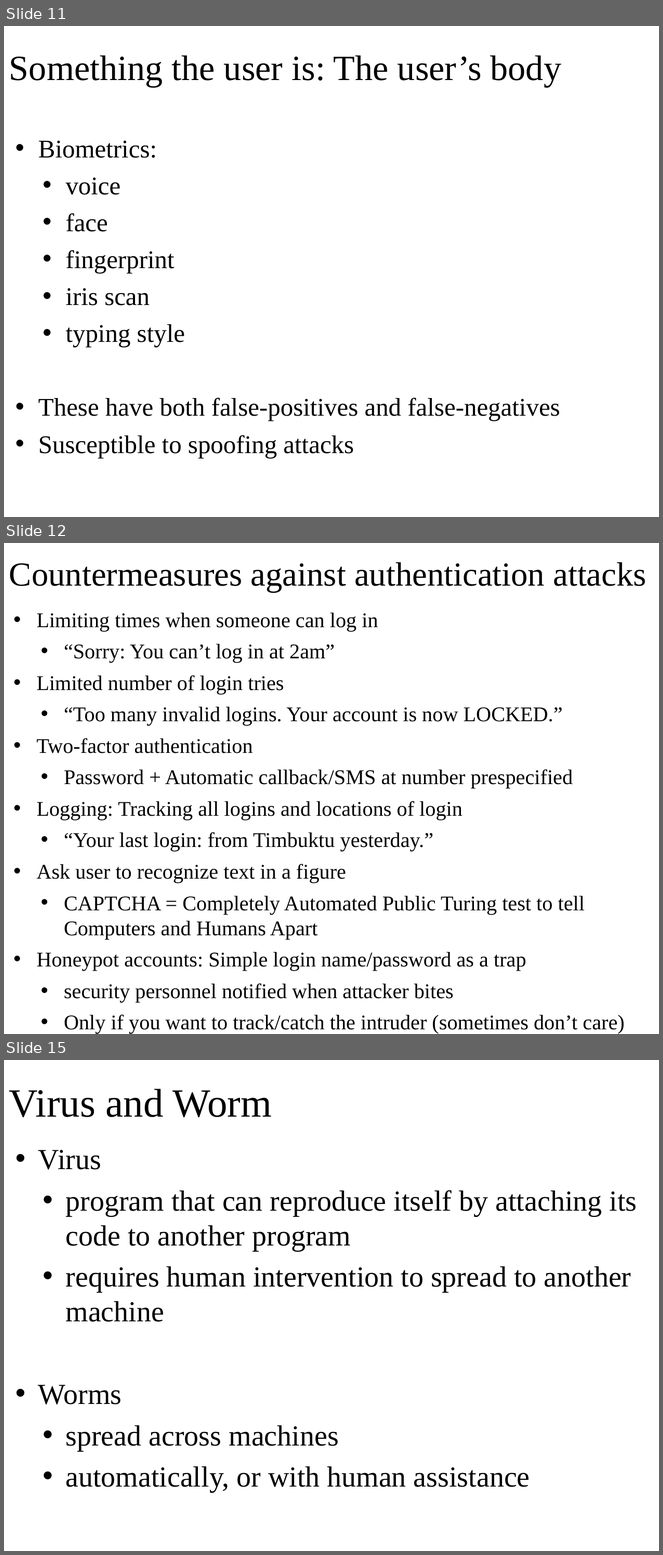
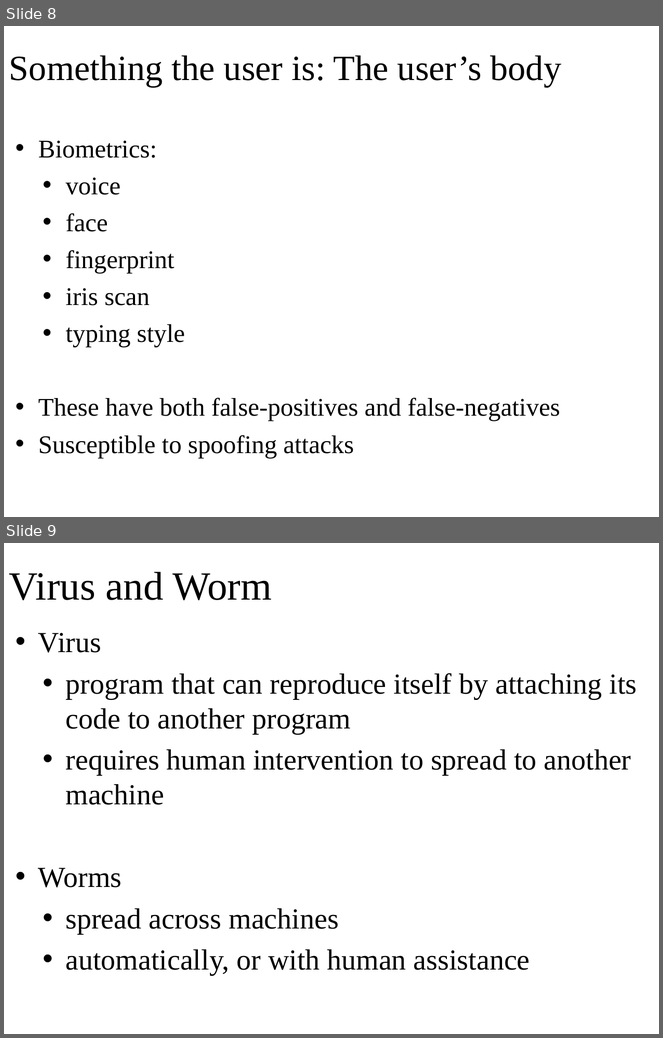
Before and after one commit to oscourse/oscourse.github.io, a slide deck: slides/security.pptx. Shown one above the other, each under a label of ours: slides 11, 12 and 15 before the commit, slides 8 and 9 after it; the slides between them are not shown. The pictures are 663x1555 and 663x1038 pixels, drawn with LibreOffice and Linux fonts; fonts in the diff are those of the drawing. Boxes give left, top, right and bottom in pixels: in the first picture for what was removed or moved away, otherwise in the second. Text is boxed around its words. In the diff, an @@ line names an element or a change of style, - is before the commit and + after.

```diff
--- a/slides/security.pptx
+++ b/slides/security.pptx
@@ slide 12 removed at (x1=4, y1=543, x2=659, y2=1034), background #FFFFFF @@
@@ title removed at (x1=9, y1=562, x2=646, y2=592) @@
-Countermeasures against authentication attacks
@@ text removed at (x1=37, y1=613, x2=624, y2=1034) @@
-• Limiting times when someone can log in
-  • “Sorry: You can’t log in at 2am”
-• Limited number of login tries
-  • “Too many invalid logins. Your account is now LOCKED.”
-• Two-factor authentication
-  • Password + Automatic callback/SMS at number prespecified
-• Logging: Tracking all logins and locations of login
-  • “Your last login: from Timbuktu yesterday.”
-• Ask user to recognize text in a figure
-  • CAPTCHA = Completely Automated Public Turing test to tell Computers and Humans Apart
-• Honeypot accounts: Simple login name/password as a trap
-  • security personnel notified when attacker bites
-  • Only if you want to track/catch the intruder (sometimes don’t care)
@@ what was slide 11 is now slide 8 @@
@@ what was slide 15 is now slide 9 @@
```
Also in this commit, not shown: 4 slides changed, 6 other slides removed, 2 other files.
